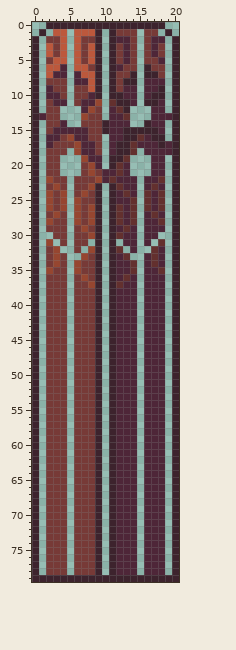
Sprite sheet -- Sources/Modules/MEACModule/NonTrueMeleeProj/StonePost.png. The picture above was drawn from the file before the commit.
The file is 42x160 pixels, drawn in blocks of 2x2; one block is one cell here.
After:
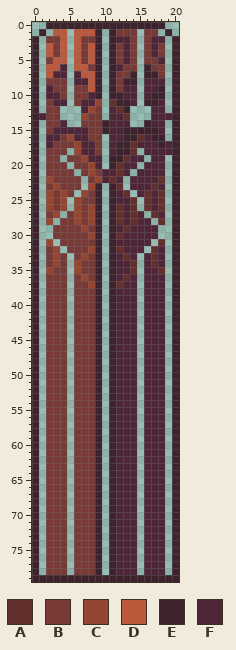
Palette (. is transparent): A #63302e  B #773a37  C #964630  D #bc583c  E #3d232d  F #4e2638
What changed:
{"y":19,"x":5,"old":"..","new":"BB"}
{"y":19,"x":14,"old":"..","new":"FF"}
{"y":20,"x":4,"old":".","new":"B"}
{"y":20,"x":6,"old":".","new":"B"}
{"y":20,"x":14,"old":".","new":"F"}
{"y":20,"x":16,"old":".","new":"F"}
{"y":21,"x":4,"old":"..","new":"BB"}
{"y":21,"x":15,"old":"..","new":"FF"}
{"y":22,"x":5,"old":".","new":"B"}
{"y":22,"x":7,"old":"B","new":"."}
{"y":22,"x":13,"old":"F","new":"."}
{"y":22,"x":15,"old":".","new":"F"}
{"y":23,"x":5,"old":".","new":"B"}
{"y":23,"x":7,"old":"B","new":"."}
{"y":23,"x":13,"old":"F","new":"."}
{"y":23,"x":15,"old":".","new":"F"}
{"y":24,"x":5,"old":".B","new":"B."}
{"y":24,"x":14,"old":"F.","new":".F"}
{"y":27,"x":4,"old":"B.","new":".B"}
{"y":27,"x":15,"old":".F","new":"F."}
{"y":28,"x":3,"old":"B","new":"."}
{"y":28,"x":5,"old":".","new":"B"}
{"y":28,"x":15,"old":".","new":"F"}
{"y":28,"x":17,"old":"F","new":"."}
{"y":29,"x":2,"old":"B","new":"."}
{"y":29,"x":5,"old":".","new":"B"}
{"y":29,"x":15,"old":".","new":"F"}
{"y":29,"x":18,"old":"F","new":"."}
{"y":30,"x":5,"old":".","new":"B"}
{"y":30,"x":15,"old":".","new":"F"}
{"y":31,"x":5,"old":".","new":"B"}
{"y":31,"x":8,"old":".","new":"B"}
{"y":31,"x":12,"old":".","new":"F"}
{"y":31,"x":15,"old":".","new":"F"}
{"y":32,"x":5,"old":".","new":"B"}
{"y":32,"x":7,"old":".","new":"B"}
{"y":32,"x":13,"old":".","new":"F"}
{"y":32,"x":15,"old":".","new":"F"}
{"y":33,"x":6,"old":".","new":"B"}
{"y":33,"x":14,"old":".","new":"F"}
{"label":"changed","picture_box":[46,155,95,260]}
{"label":"changed","picture_box":[116,155,165,260]}
